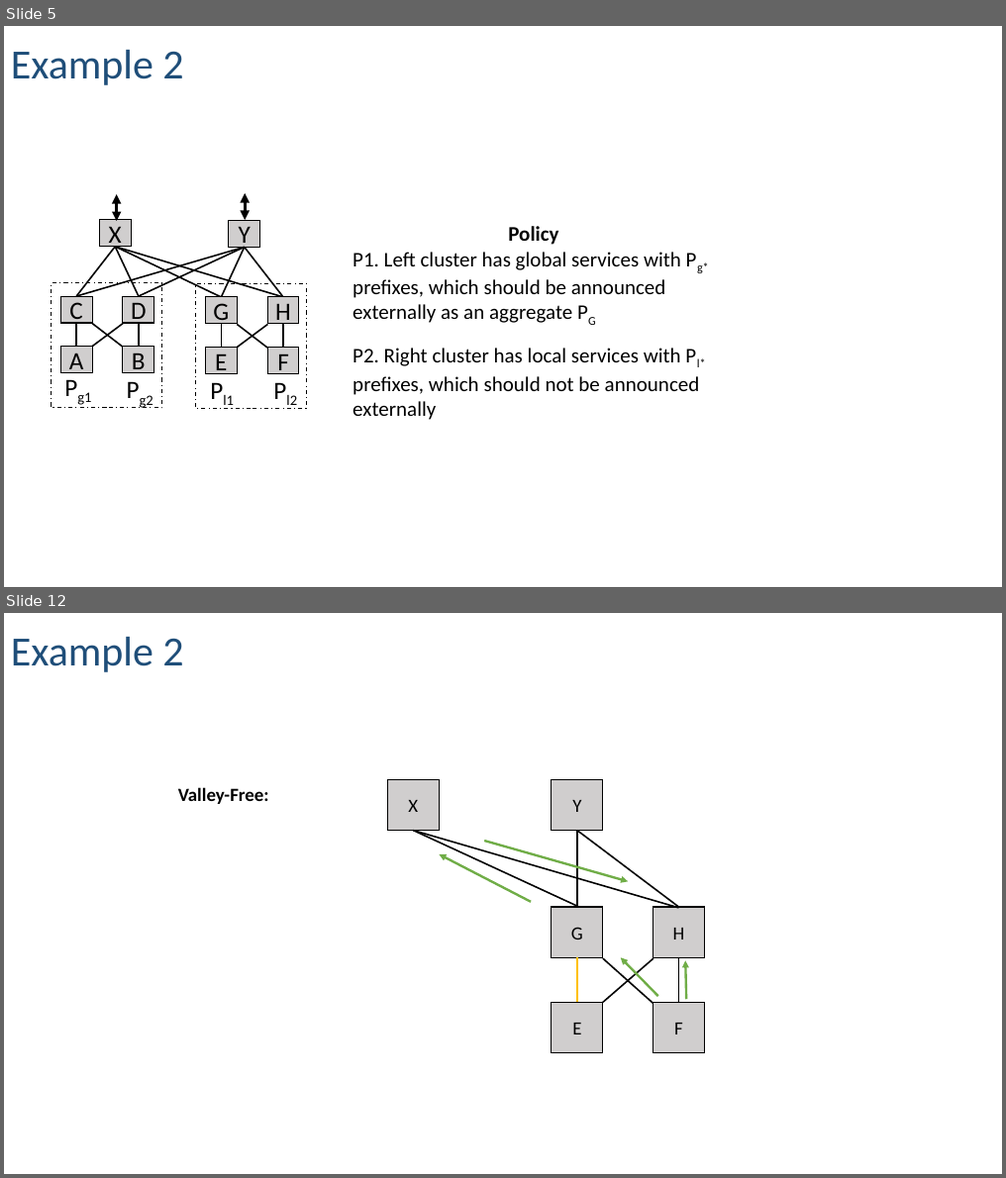
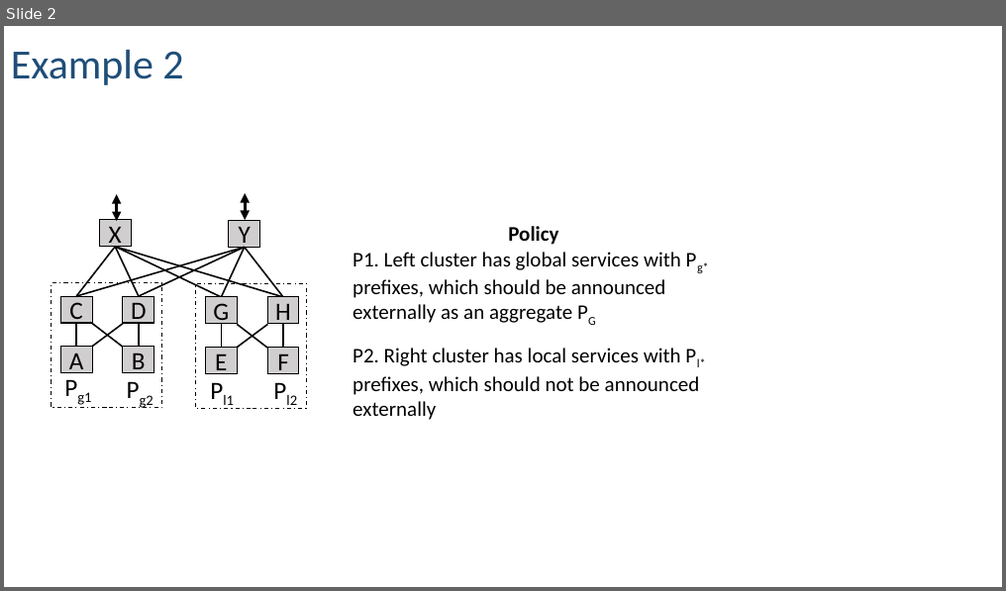
Before and after one commit to rabeckett/propane, a slide deck: paper/figures/examples.pptx. Shown one above the other, each under a label of ours: slides 5 and 12 before the commit, slide 2 after it; the slides between them are not shown. The pictures are 1006x1178 and 1006x591 pixels, drawn with LibreOffice and Linux fonts; fonts in the diff are those of the drawing. Boxes give left, top, right and bottom in pixels: in the first picture for what was removed or moved away, otherwise in the second. Text is boxed around its words. In the diff, an @@ line names an element or a change of style, - is before the commit and + after.

```diff
--- a/paper/figures/examples.pptx
+++ b/paper/figures/examples.pptx
@@ slide 12 removed at (4,613,1002,1174), background #FFFFFF @@
@@ text removed at (11,637,183,672) @@
-Example 2
@@ text removed at (178,787,269,804) @@
-Valley-Free:
@@ group removed at (387,780,705,1054): 8 lines, 6 rectangles @@
-X
-Y
-E
-F
-G
-H
@@ arrow removed from (484, 841) to (629, 881) @@
@@ arrow removed from (531, 902) to (439, 855) @@
@@ arrow removed from (658, 996) to (621, 959) @@
@@ arrow removed from (687, 999) to (685, 961) @@
@@ what was slide 5 is now slide 2 @@
```
Also in this commit, not shown: 1 slide changed, 9 other slides removed, 4 other files.
